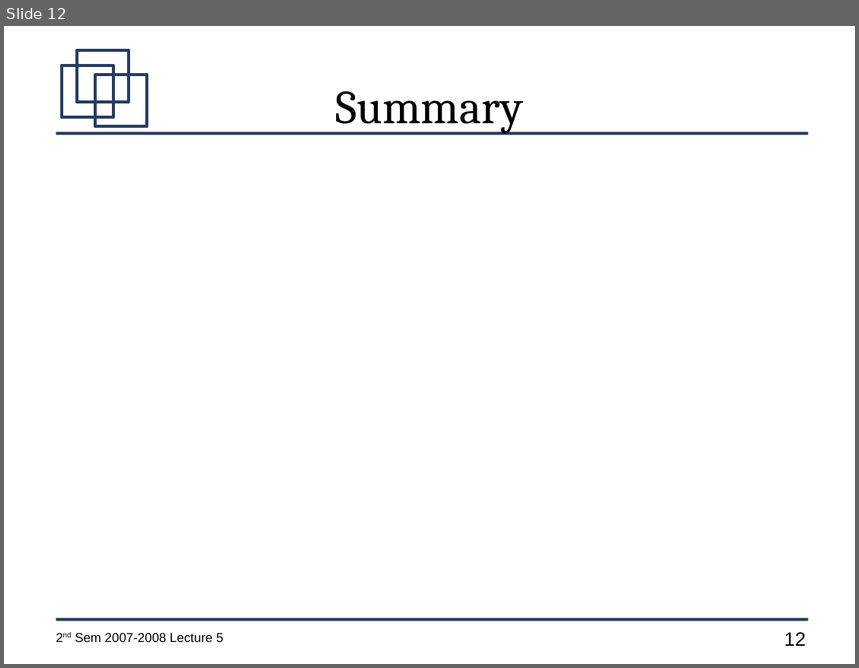
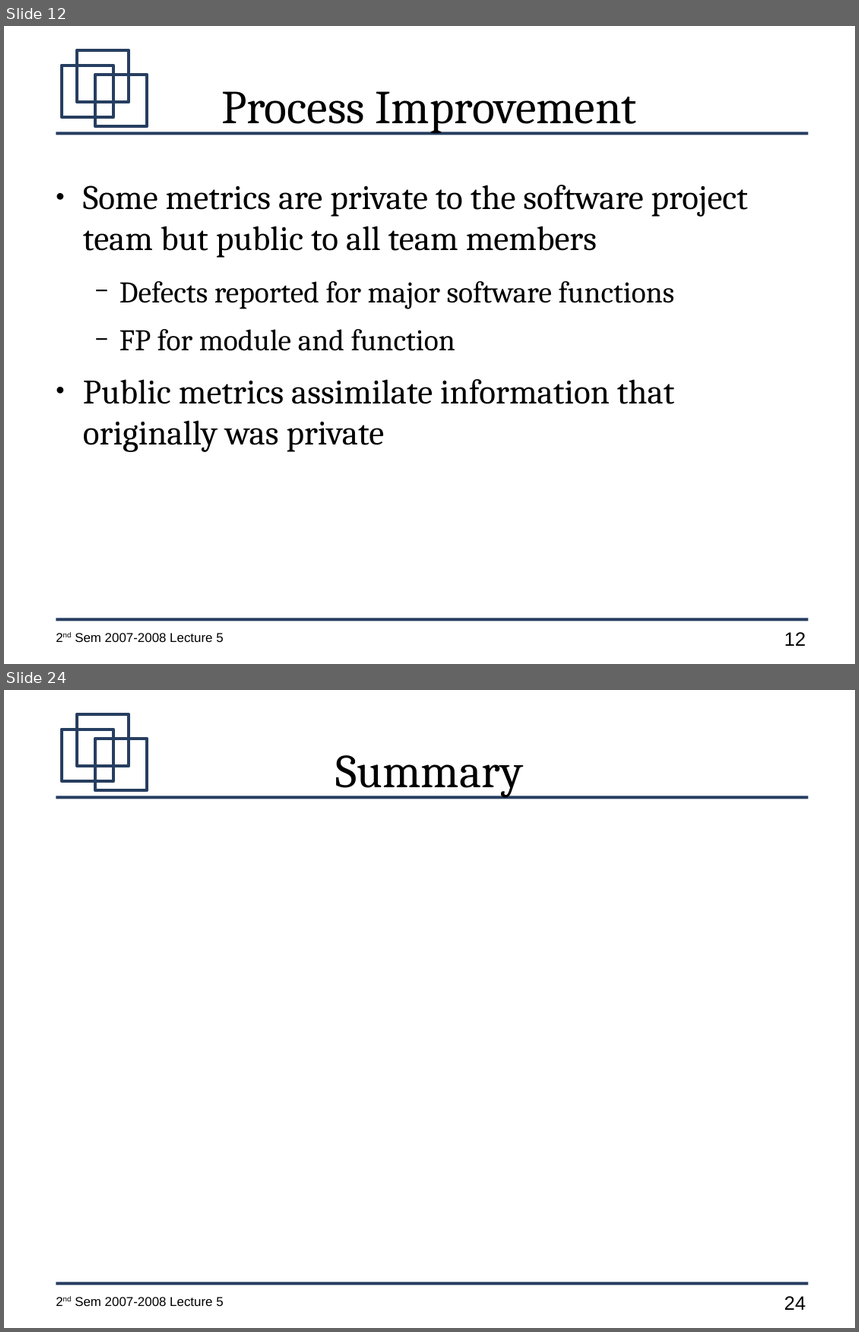
Before and after one commit to jachermocilla/jach-homepage, a slide deck: CMSC128-2nd-Sem-2007-L5.odp. Shown one above the other, each under a label of ours: slide 12 before the commit, slides 12 and 24 after it; the slides between them are not shown. The pictures are 859x668 and 859x1332 pixels, drawn with LibreOffice and Linux fonts; fonts in the diff are those of the drawing. Boxes give left, top, right and bottom in pixels: in the first picture for what was removed or moved away, otherwise in the second. Text is boxed around its words. In the diff, an @@ line names an element or a change of style, - is before the commit and + after.

```diff
--- a/CMSC128-2nd-Sem-2007-L5.odp
+++ b/CMSC128-2nd-Sem-2007-L5.odp
@@ slide 12 added at <box>4,26,855,664</box>, background #FFFFFF; not listed: 7 template elements that a slide beside it also shows @@
@@ title added at <box>221,91,638,134</box>, 44 pt, text #000000 @@
+Process Improvement
@@ text added at <box>83,185,749,452</box>, 32 pt, text #000000 @@
+● Some metrics are private to the software project team but public to all team members
+  − Defects reported for major software functions
+  − FP for module and function
+● Public metrics assimilate information that originally was private
@@ what was slide 12 is now slide 24 @@
@@ page number at <box>785,1296,806,1310</box>: text changed @@
-12
+24
```
Also in this commit, not shown: 4 slides changed, 11 other slides added.
